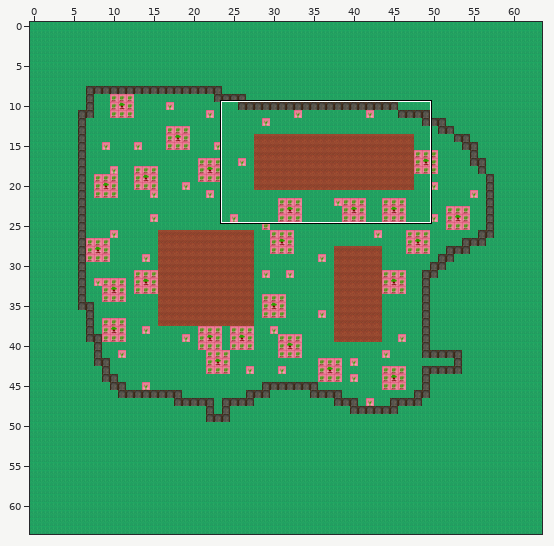
One commit to this Tiled map: assets/tiled/mapFarm2.tmx. The first picture is a wide view before the edit; the outline marks the close-up.
Close-up. Before the commit:
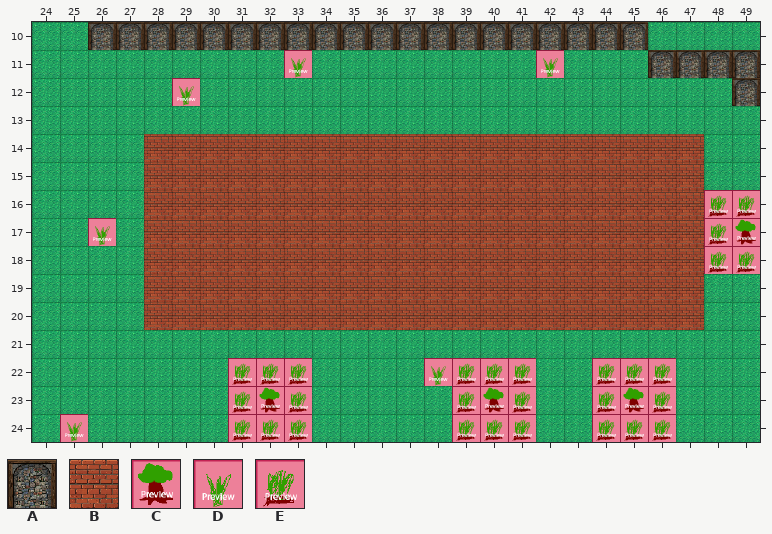
Cells are 64x64 px. Shown: x 24..49, y 10..24. The commit also changed other parts of the map, which this record leaves out.
Key: from "tileset": A 8, B 9, C 10, D 18, E 26.
_ is an empty cell.
Layers that did not change in this view are not listed.
Layer "walls" before, first column x 24:
10 __AAAAAAAAAAAAAAAAAAAA____
11 _________D________D___AAAA
12 _____D___________________A
13 __________________________
14 ____BBBBBBBBBBBBBBBBBBBB__
15 ____BBBBBBBBBBBBBBBBBBBB__
16 ____BBBBBBBBBBBBBBBBBBBBEE
17 __D_BBBBBBBBBBBBBBBBBBBBEC
18 ____BBBBBBBBBBBBBBBBBBBBEE
19 ____BBBBBBBBBBBBBBBBBBBB__
20 ____BBBBBBBBBBBBBBBBBBBB__
21 __________________________
22 _______EEE____DEEE__EEE___
23 _______ECE_____ECE__ECE___
24 _D_____EEE_____EEE__EEE___
New version:
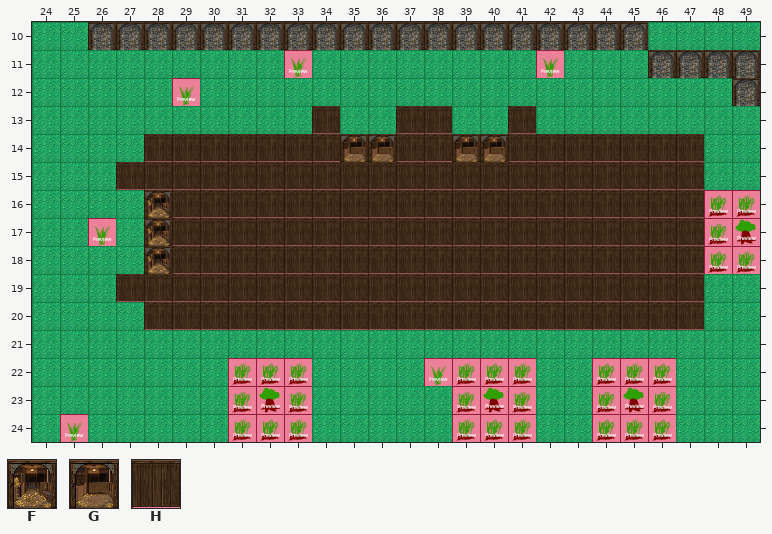
Further tiles: from "tileset": F 16, G 17, H 24.
The edit:
Changed rows in their new state; . is an unchanged cell.
Layer "walls":
first column x 27:
13 .......H..HH..H......
14 .HHHHHHHGGHHGGHHHHHHH
15 HHHHHHHHHHHHHHHHHHHHH
16 .FHHHHHHHHHHHHHHHHHHH
17 .FHHHHHHHHHHHHHHHHHHH
18 .FHHHHHHHHHHHHHHHHHHH
19 HHHHHHHHHHHHHHHHHHHHH
20 .HHHHHHHHHHHHHHHHHHHH
Changed places in both close-ups, as pixel boxes (x1, y1, x2, y2):
changed: (116, 106, 704, 330)
